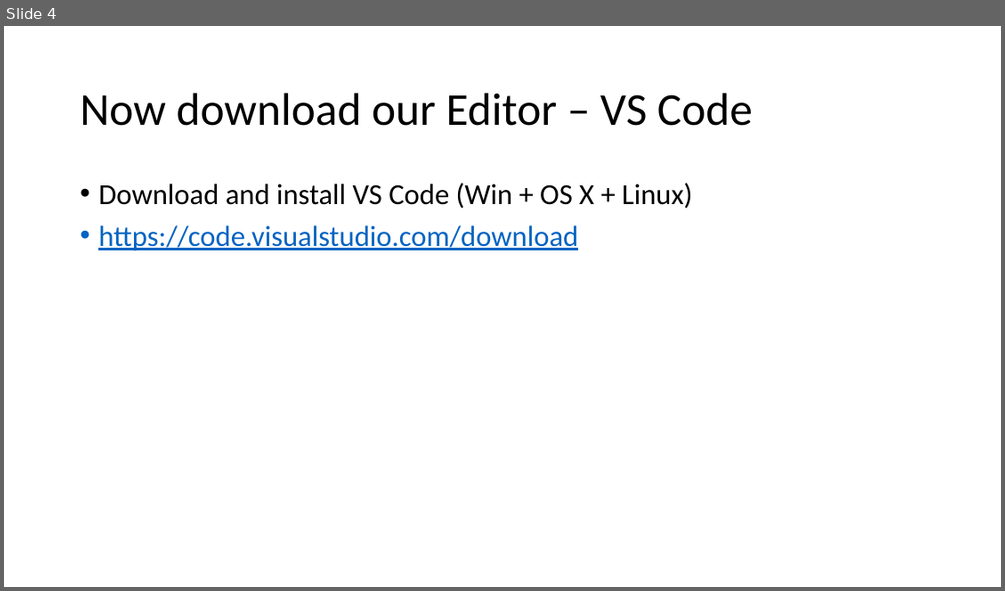
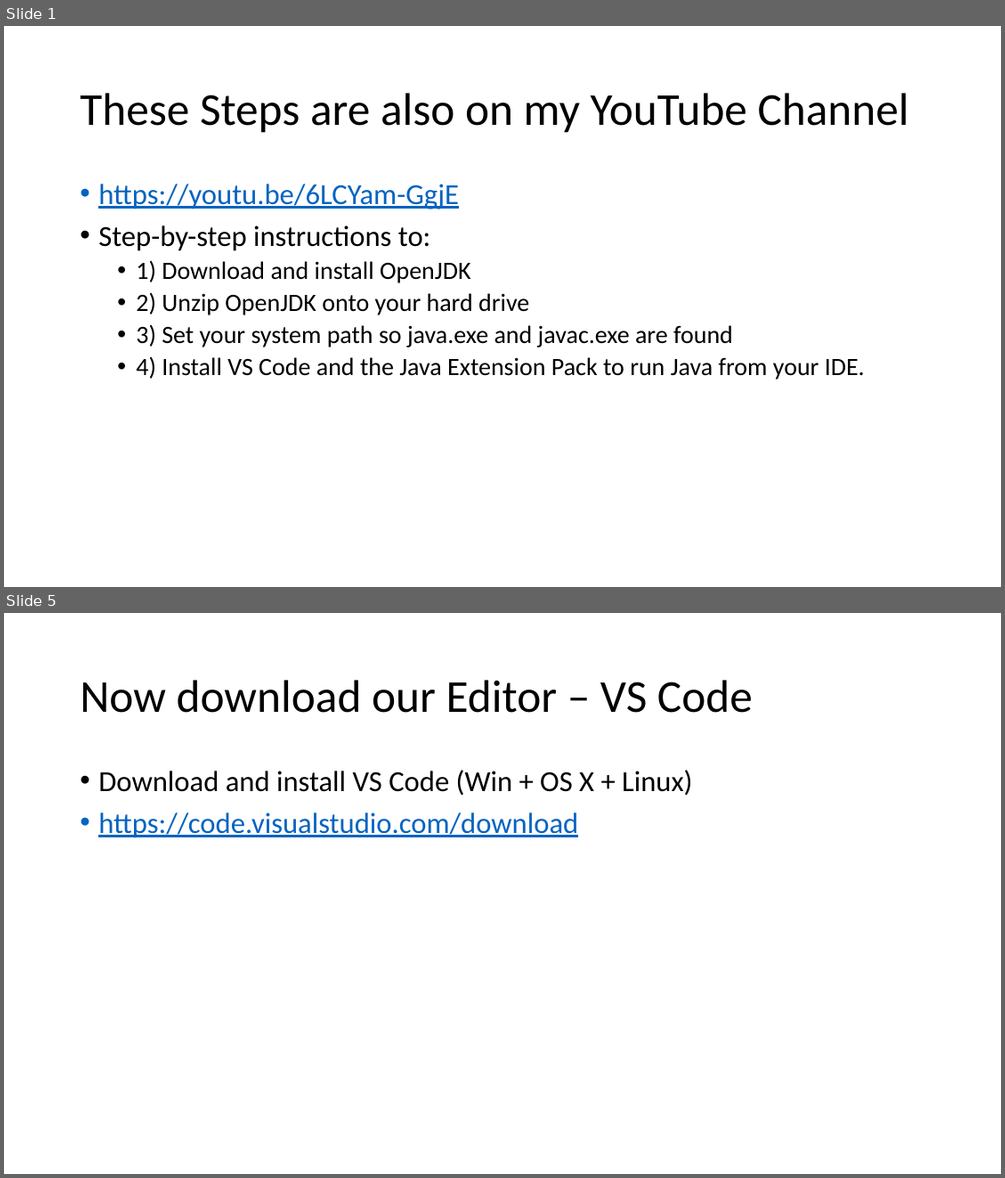
Before and after one commit to oxbot/battleship, a slide deck: setupVSCode_and_JDK/000-Setup VS Code and JDK.pptx. Shown one above the other, each under a label of ours: slide 4 before the commit, slides 1 and 5 after it; the slides between them are not shown. The pictures are 1005x591 and 1005x1178 pixels, drawn with LibreOffice and Linux fonts; fonts in the diff are those of the drawing. Boxes give left, top, right and bottom in pixels: in the first picture for what was removed or moved away, otherwise in the second. Text is boxed around its words. In the diff, an @@ line names an element or a change of style, - is before the commit and + after.

```diff
--- a/setupVSCode_and_JDK/000-Setup VS Code and JDK.pptx
+++ b/setupVSCode_and_JDK/000-Setup VS Code and JDK.pptx
@@ slide 1 added at (4,26,1001,587), background #FFFFFF @@
@@ title added at (80,93,909,133), 44 pt, text #000000 @@
+These Steps are also on my YouTube Channel
@@ text added at (98,184,865,379), 24 pt, text #000000 @@
+• https://youtu.be/6LCYam-GgjE
+• Step-by-step instructions to:
+  • 1) Download and install OpenJDK
+  • 2) Unzip OpenJDK onto your hard drive
+  • 3) Set your system path so java.exe and javac.exe are found
+  • 4) Install VS Code and the Java Extension Pack to run Java from your IDE.
@@ what was slide 4 is now slide 5 @@
```
Also in this commit, not shown: 4 slides changed, 2 slides removed, 2 other files.
